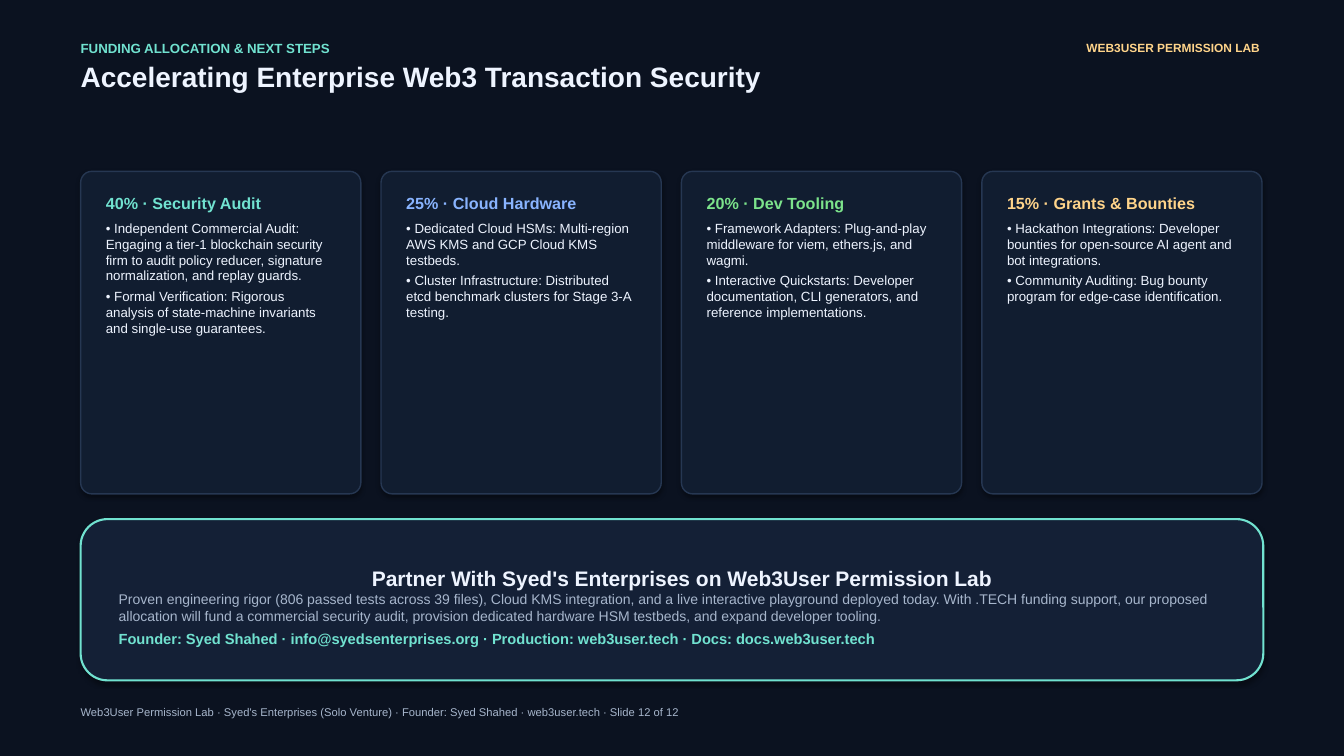
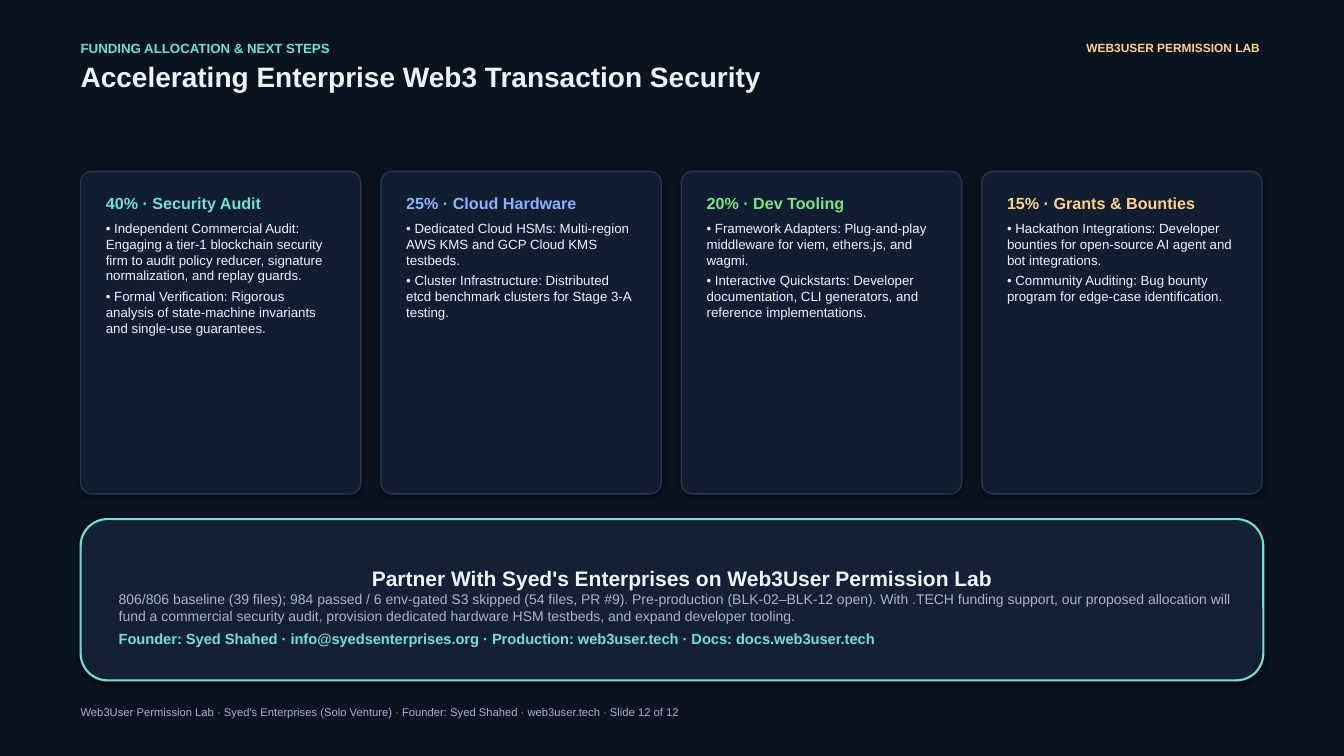
Before and after one commit to syedsenterprises/Web3User-Permission-Lab, a slide deck: slide 12 of funding/application/Web3User-TECH-Funding-Pitch-Deck.pptx. Drawn at 1344x756 pixels with LibreOffice and Linux fonts; fonts in the diff are those of the drawing. Boxes give left, top, right and bottom in pixels: in the first picture for what was removed or moved away, otherwise in the second. Text is boxed around its words. In the diff, an @@ line names an element or a change of style, - is before the commit and + after.

Commit message:
docs(funding): reconcile test metrics, roadmap status, and primary-source citations

```diff
--- a/funding/application/Web3User-TECH-Funding-Pitch-Deck.pptx
+++ b/funding/application/Web3User-TECH-Funding-Pitch-Deck.pptx
@@ text in rounded rectangle at <box>119,594,1230,624</box>: text changed @@
-Proven engineering rigor (806 passed tests across 39 files), Cloud KMS integration, and a live interactive playground deployed today. With .TECH funding support, our proposed allocation will fund a commercial security audit, provision dedicated hardware HSM testbeds, and expand developer tooling.
+806/806 baseline (39 files); 984 passed / 6 env-gated S3 skipped (54 files, PR #9). Pre-production (BLK-02–BLK-12 open). With .TECH funding support, our proposed allocation will fund a commercial security audit, provision dedicated hardware HSM testbeds, and expand developer tooling.
```
Also in this commit, not shown: 5 other slides changed, 12 other files.
